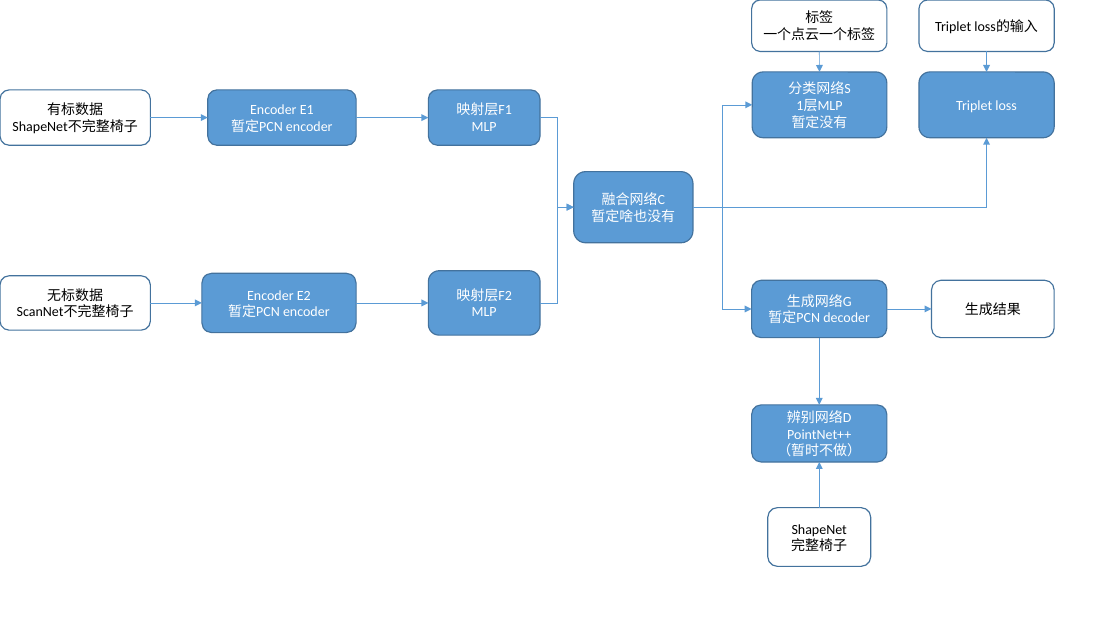
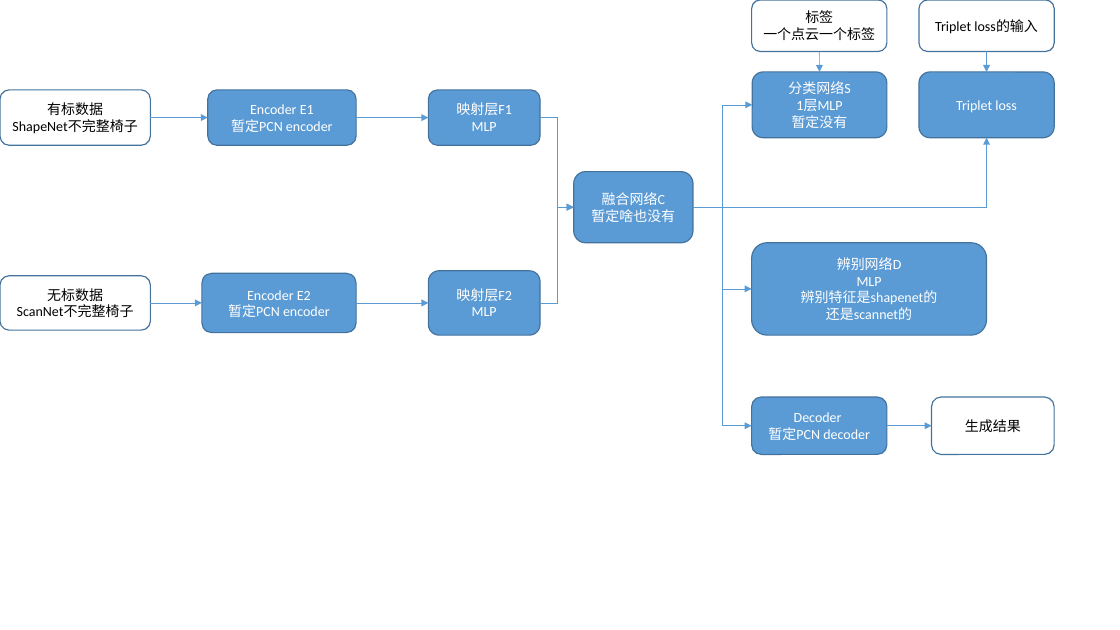
Before and after one commit to SerCharles/SPQRNet, a slide deck: slide 1 of note/Network.pptx. Drawn at 1120x630 pixels with LibreOffice and Linux fonts; fonts in the diff are those of the drawing. Boxes give left, top, right and bottom in pixels: in the first picture for what was removed or moved away, otherwise in the second. Text is boxed around its words. In the diff, an @@ line names an element or a change of style, - is before the commit and + after.

Commit message:
完成了网络单元

```diff
--- a/note/Network.pptx
+++ b/note/Network.pptx
@@ elbow arrow moved from (693, 208) - (752, 309) to (693, 208) - (752, 426) @@
@@ elbow arrow added from (693, 208) to (752, 289), #5B9BD5 0.5 pt @@
@@ rounded rectangle "辨别网络D": place and size @@
-rounded rectangle "辨别网络D" at [752,405,887,462]
+rounded rectangle "辨别网络D" at [752,243,987,335]
@@ text in rounded rectangle at [801,277,938,320]: text changed @@
-PointNet++
-（暂时不做）
+MLP
+辨别特征是shapenet的
+还是scannet的
@@ arrow removed from (819, 338) to (819, 405) @@
@@ 2 rounded rectangles, 1 arrow: place and size @@
-2 rounded rectangles, 1 arrow at [752,281,1054,338]
+2 rounded rectangles, 1 arrow at [752,397,1054,455]
@@ text in rounded rectangle at [794,412,842,422]: text changed @@
-生成网络G
+Decoder
@@ arrow removed from (819, 507) to (819, 462) @@
@@ rounded rectangle removed at [768,507,871,566] @@
-ShapeNet
-完整椅子
```
Also in this commit, not shown: 7 other files.
